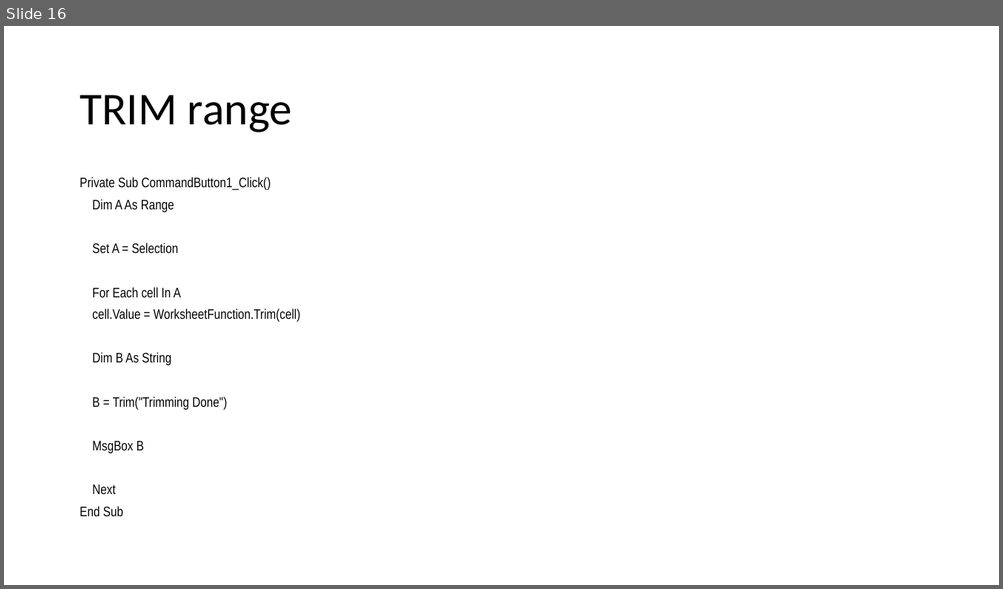
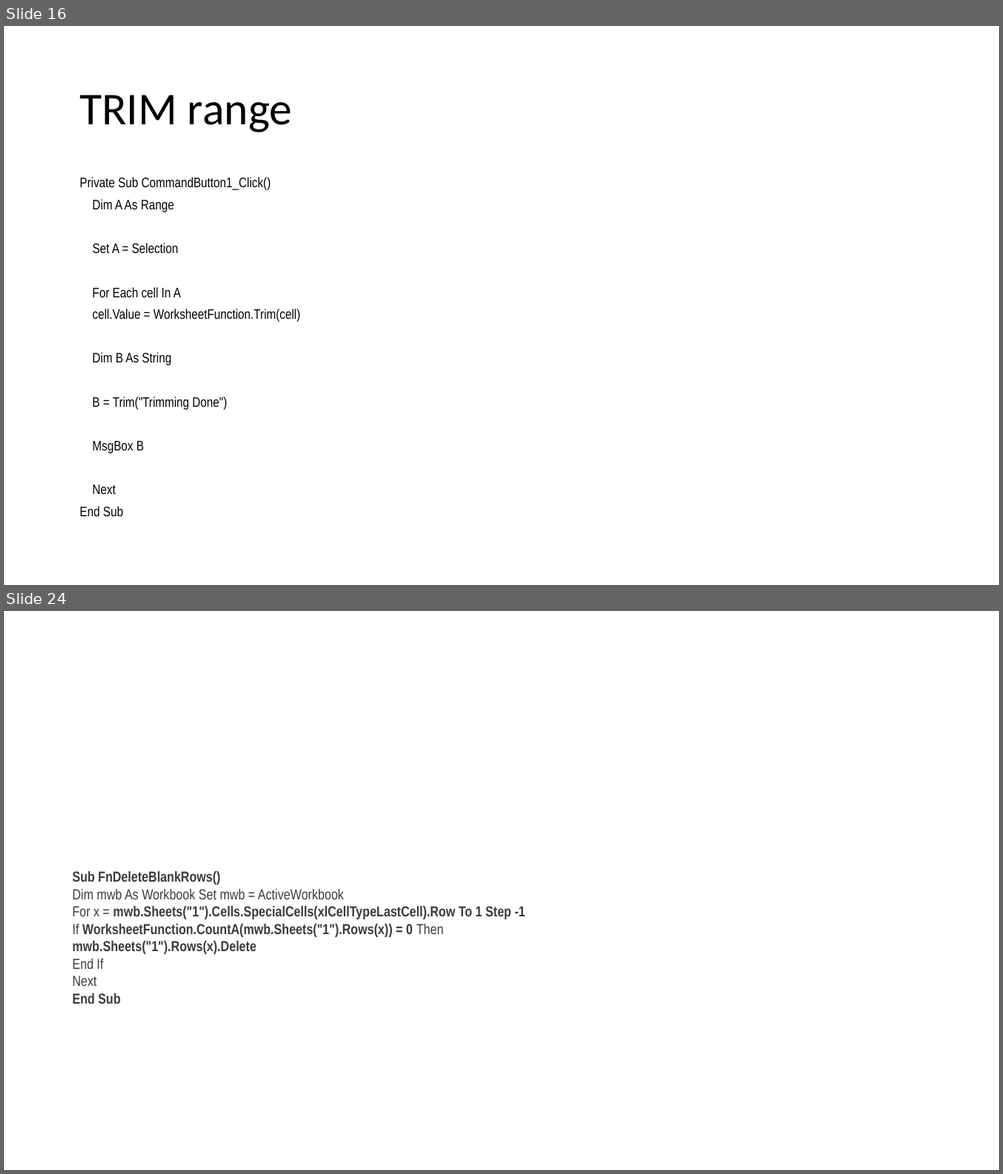
Before and after one commit to daoxuantruong/Demo, a slide deck: VBA_Basic.pptx. Shown one above the other, each under a label of ours: slide 16 before the commit, slides 16 and 24 after it; the slides between them are not shown. The pictures are 1003x589 and 1003x1174 pixels, drawn with LibreOffice and Linux fonts; fonts in the diff are those of the drawing. Boxes give left, top, right and bottom in pixels: in the first picture for what was removed or moved away, otherwise in the second. Text is boxed around its words. In the diff, an @@ line names an element or a change of style, - is before the commit and + after.

```diff
--- a/VBA_Basic.pptx
+++ b/VBA_Basic.pptx
@@ slide 24 added at [4, 611, 999, 1170], background #FFFFFF @@
@@ text added at [72, 871, 525, 1004], 14 pt, text #3B3B3B, bold @@
+Sub FnDeleteBlankRows()
+Dim mwb As Workbook Set mwb = ActiveWorkbook
+For x = mwb.Sheets("1").Cells.SpecialCells(xlCellTypeLastCell).Row To 1 Step -1
+If WorksheetFunction.CountA(mwb.Sheets("1").Rows(x)) = 0 Then
+mwb.Sheets("1").Rows(x).Delete
+End If
+Next
+End Sub
```
Also in this commit, not shown: 23 other slides added, 7 other files.
